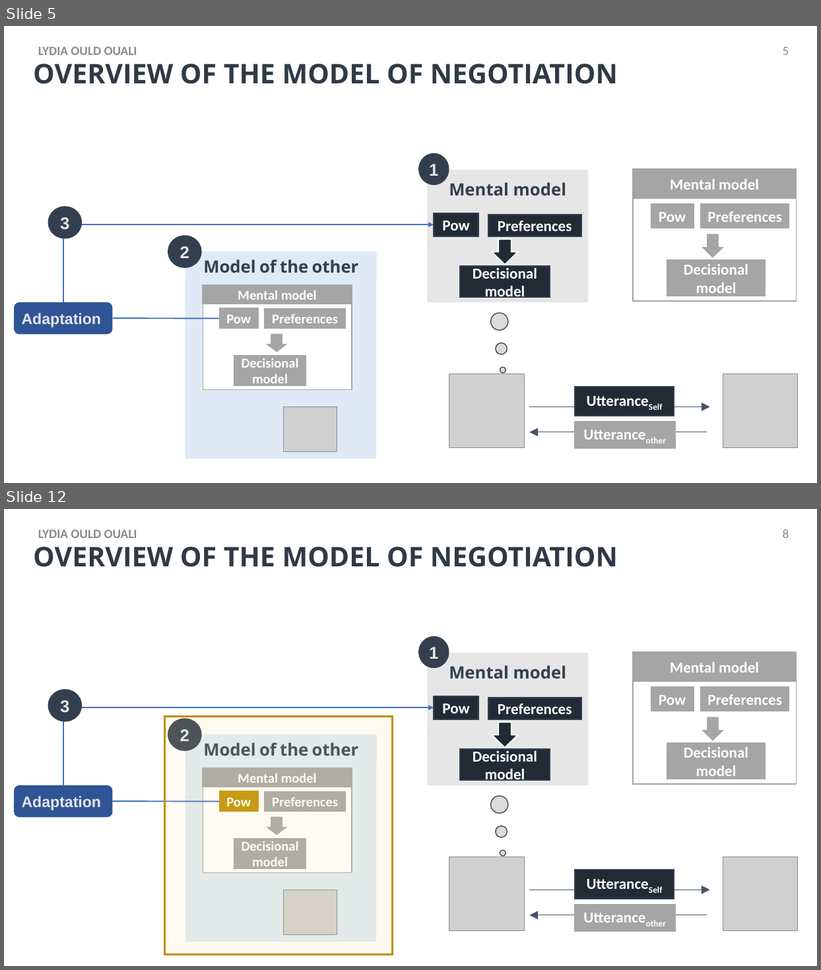
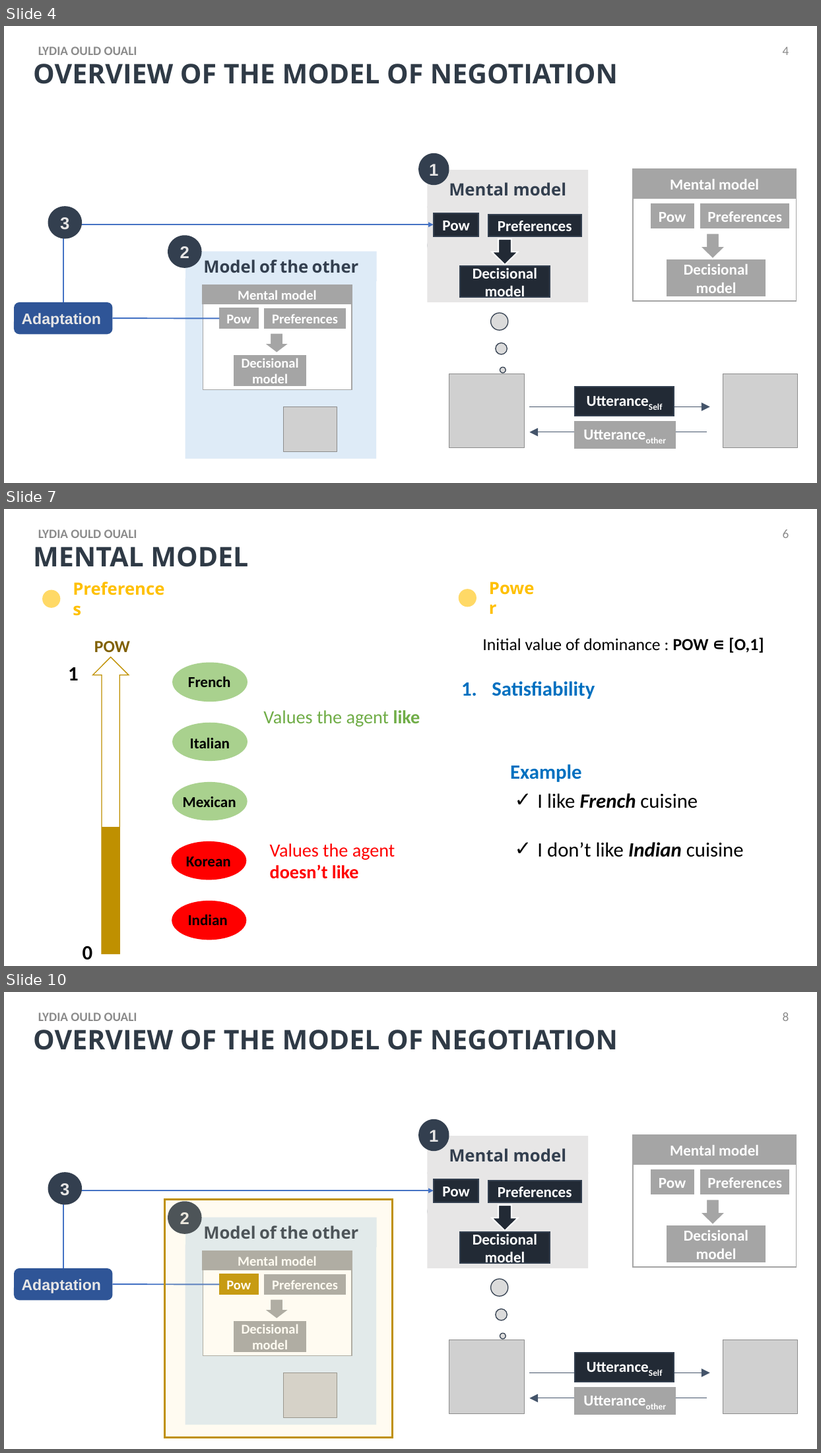
Before and after one commit to Olydia/Discolog, a slide deck: papers/Presentations/intellisys/intellysis_v2.pptx. Shown one above the other, each under a label of ours: slides 5 and 12 before the commit, slides 4, 7 and 10 after it; the slides between them are not shown. The pictures are 821x970 and 821x1453 pixels, drawn with LibreOffice and Linux fonts; fonts in the diff are those of the drawing; grey boxes stand for pictures. Boxes give left, top, right and bottom in pixels: in the first picture for what was removed or moved away, otherwise in the second. Text is boxed around its words. In the diff, an @@ line names an element or a change of style, - is before the commit and + after.

```diff
--- a/papers/Presentations/intellisys/intellysis_v2.pptx
+++ b/papers/Presentations/intellisys/intellysis_v2.pptx
@@ slide 7 added at bbox=[4, 509, 817, 966], background #FFFFFF @@
@@ title added at bbox=[33, 547, 248, 567], 32 pt, text #2F3A46, bold @@
+MENTAL MODEL
@@ text added at bbox=[38, 529, 137, 538], 15 pt, text #8C8C8C, bold @@
+LYDIA OULD OUALI
@@ text added at bbox=[783, 529, 789, 538], 15 pt, text #8C8C8C @@
+6
@@ text added at bbox=[67, 586, 173, 612], 20 pt, text #FFC000, bold @@
+Preferences
@@ text added at bbox=[483, 584, 546, 611], 20 pt, text #FFC000, bold @@
+Power
@@ ellipse added at bbox=[42, 590, 60, 608], fill #FFD966 @@
@@ ellipse added at bbox=[459, 589, 476, 607], fill #FFD966 @@
@@ text added at bbox=[94, 641, 130, 652], 20 pt, text #806000, bold @@
+POW
@@ text added at bbox=[482, 638, 764, 653], 20 pt, text #000000 @@
+Initial value of dominance : POW ∊ [O,1]
@@ up arrow added at bbox=[92, 657, 129, 955], outline #BF9000 1 pt @@
@@ ellipse added at bbox=[173, 663, 247, 701], fill #A9D18E, outline #A9D18E 1.5 pt @@
@@ text added at bbox=[68, 667, 79, 681], 24 pt, text #000000, bold @@
+1
@@ rectangle added at bbox=[182, 669, 238, 694], fill #A9D18E, outline #A9D18E 0.75 pt, 18 pt, text #000000, bold @@
+French
@@ text added at bbox=[492, 681, 595, 699], 24 pt, text #0070C0, bold @@
+1. Satisfiability
@@ ellipse added at bbox=[173, 723, 247, 760], fill #A9D18E, outline #A9D18E 1.5 pt @@
@@ text added at bbox=[263, 710, 420, 727], 22 pt, text #70AD47 @@
+Values the agent like
@@ rectangle added at bbox=[184, 730, 236, 755], fill #A9D18E, outline #A9D18E 0.75 pt, 18 pt, text #000000, bold @@
+Italian
@@ text added at bbox=[510, 764, 582, 782], 24 pt, text #0070C0, bold @@
+Example
@@ ellipse added at bbox=[173, 783, 247, 820], fill #A9D18E, outline #A9D18E 1.5 pt @@
@@ text added at bbox=[183, 797, 236, 807], 18 pt, text #000000, bold @@
+Mexican
@@ text added at bbox=[537, 793, 744, 857], 24 pt, text #000000 @@
+✓ I like French cuisine
+✓ I don’t like Indian cuisine
@@ rectangle added at bbox=[102, 827, 121, 955], fill #BF9000, outline #BF9000 1 pt @@
@@ ellipse added at bbox=[172, 842, 246, 879], fill #FF0000, outline #FF0000 1.5 pt @@
@@ text added at bbox=[270, 844, 395, 879], 22 pt, text #FF0000 @@
+Values the agent doesn’t like
@@ rectangle added at bbox=[180, 849, 238, 873], fill #FF0000, outline #FF0000 0.75 pt, 18 pt, text #000000, bold @@
+Korean
@@ ellipse added at bbox=[172, 902, 246, 940], fill #FF0000, outline #FF0000 1.5 pt @@
@@ rectangle added at bbox=[182, 908, 234, 931], fill #FF0000, outline #FF0000 0.75 pt, 18 pt, text #000000, bold @@
+Indian
@@ text added at bbox=[83, 946, 93, 960], 24 pt, text #000000, bold @@
+0
@@ what was slide 5 is now slide 4 @@
@@ page number at bbox=[783, 46, 789, 55]: text changed @@
-5
+4
@@ what was slide 12 is now slide 10 @@
```
Also in this commit, not shown: 10 slides changed, 2 other slides added.
